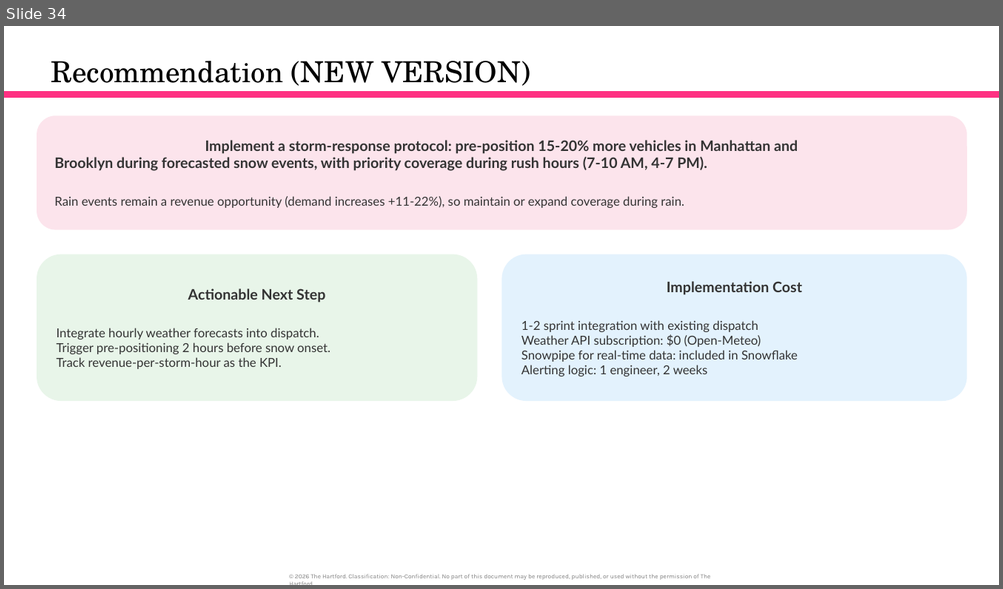
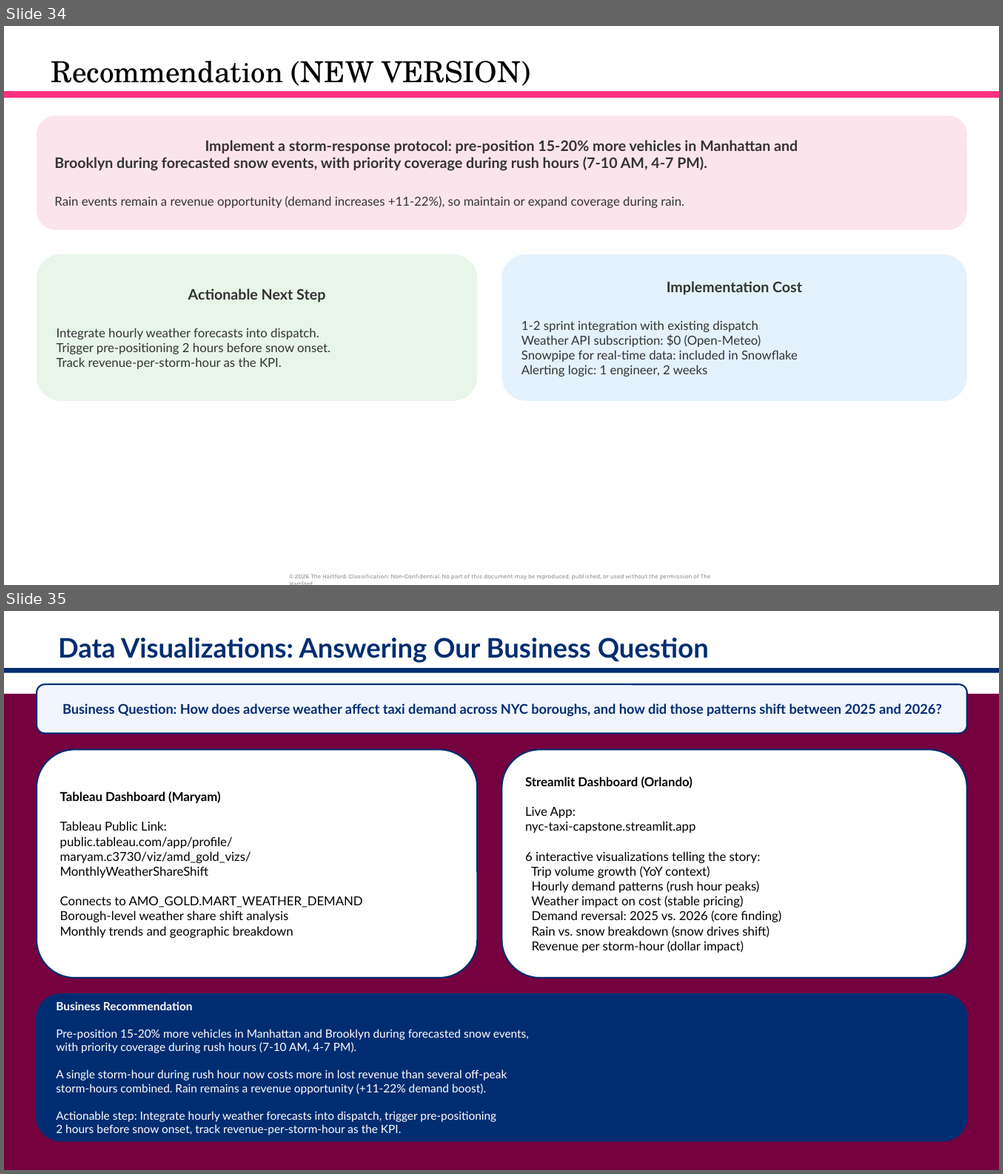
Before and after one commit to orlandojmarin/nyc-taxi-capstone, a slide deck: docs/TEST_Capstone_Presentation.pptx. Shown one above the other, each under a label of ours: slide 34 before the commit, slides 34 and 35 after it. The pictures are 1003x589 and 1003x1174 pixels, drawn with LibreOffice and Linux fonts; fonts in the diff are those of the drawing. Boxes give left, top, right and bottom in pixels: in the first picture for what was removed or moved away, otherwise in the second. Text is boxed around its words. In the diff, an @@ line names an element or a change of style, - is before the commit and + after.

Commit message:
Add dashboard overview and row count slides to TEST presentation

```diff
--- a/docs/TEST_Capstone_Presentation.pptx
+++ b/docs/TEST_Capstone_Presentation.pptx
@@ slide 35 added at <box>4,611,999,1170</box>, background #FFFFFF @@
@@ text added at <box>58,638,708,663</box>, 26 pt, text #002D72, bold @@
+Data Visualizations: Answering Our Business Question
@@ rectangle added at <box>4,669,999,674</box>, fill #002D72 @@
@@ rectangle added at <box>4,694,999,1170</box>, fill #75013F @@
@@ rounded rectangle added at <box>37,684,967,733</box>, fill #F0F5FF, outline #002D72 1.5 pt, 13 pt, text #002D72, bold @@
+Business Question: How does adverse weather affect taxi demand across NYC boroughs, and how did those patterns shift between 2025 and 2026?
@@ rounded rectangle added at <box>37,750,478,978</box>, fill #FFFFFF, outline #002D72 1.5 pt, 12 pt, text #000000 @@
+Tableau Dashboard (Maryam)
+Tableau Public Link:
+public.tableau.com/app/profile/
+maryam.c3730/viz/amd_gold_vizs/
+MonthlyWeatherShareShift
+Connects to AMO_GOLD.MART_WEATHER_DEMAND
+Borough-level weather share shift analysis
+Monthly trends and geographic breakdown
@@ rounded rectangle added at <box>502,750,967,978</box>, fill #FFFFFF, outline #002D72 1.5 pt, 12 pt, text #000000 @@
+Streamlit Dashboard (Orlando)
+Live App:
+nyc-taxi-capstone.streamlit.app
+6 interactive visualizations telling the story:
+Trip volume growth (YoY context)
+Hourly demand patterns (rush hour peaks)
+Weather impact on cost (stable pricing)
+Demand reversal: 2025 vs. 2026 (core finding)
+Rain vs. snow breakdown (snow drives shift)
+Revenue per storm-hour (dollar impact)
@@ rounded rectangle added at <box>37,994,967,1142</box>, fill #002D72, outline #002D72 1.5 pt, 11 pt, text #FFFFFF @@
+Business Recommendation
+Pre-position 15-20% more vehicles in Manhattan and Brooklyn during forecasted snow events,
+with priority coverage during rush hours (7-10 AM, 4-7 PM).
+A single storm-hour during rush hour now costs more in lost revenue than several off-peak
+storm-hours combined. Rain remains a revenue opportunity (+11-22% demand boost).
+Actionable step: Integrate hourly weather forecasts into dispatch, trigger pre-positioning
+2 hours before snow onset, track revenue-per-storm-hour as the KPI.
```
Also in this commit, not shown: 1 other slide added.
